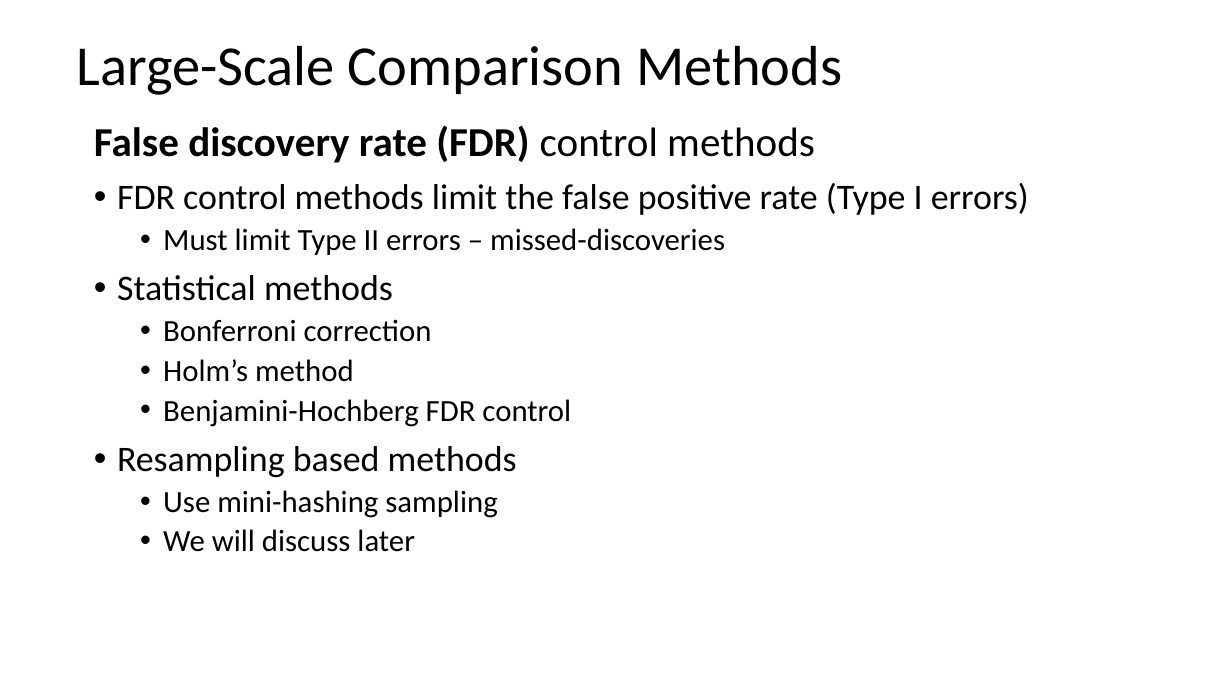
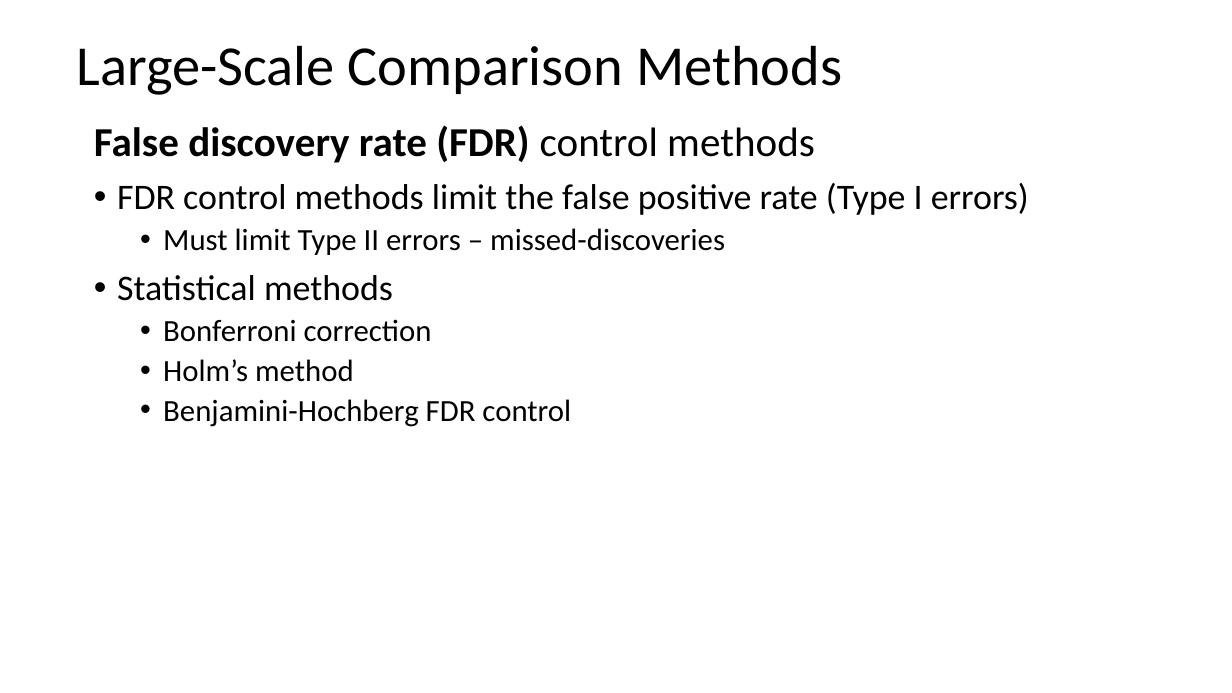
Before and after one commit to tenevian/Harvard-SSP-Data-Mining, a slide deck: slide 61 of slides/1_Introduction.pptx (slide 59 before the commit). Drawn at 1232x693 pixels with LibreOffice and Linux fonts; fonts in the diff are those of the drawing. Boxes give left, top, right and bottom in pixels: in the first picture for what was removed or moved away, otherwise in the second. Text is boxed around its words. In the diff, an @@ line names an element or a change of style, - is before the commit and + after.

```diff
--- a/slides/1_Introduction.pptx
+++ b/slides/1_Introduction.pptx
@@ text at (117, 446, 517, 552): paragraphs removed @@
-• Resampling based methods
-  • Use mini-hashing sampling
-  • We will discuss later
```
Also in this commit, not shown: 8 other slides changed, 2 slides added.
